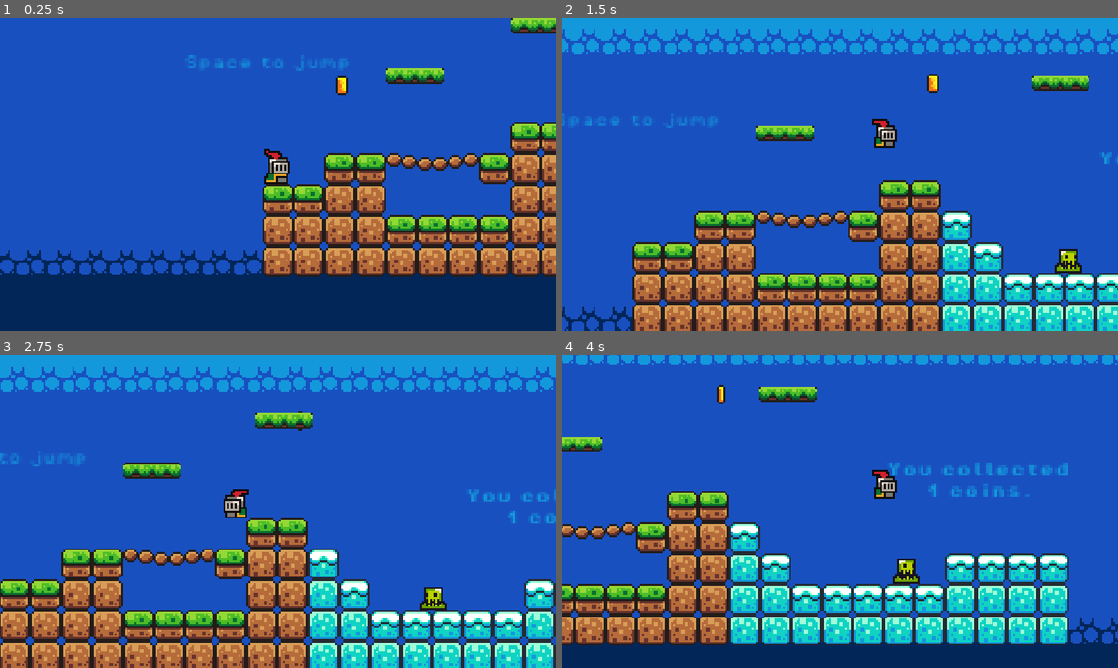
Above: before the commit, frames 1-4 (two rows, left to right).
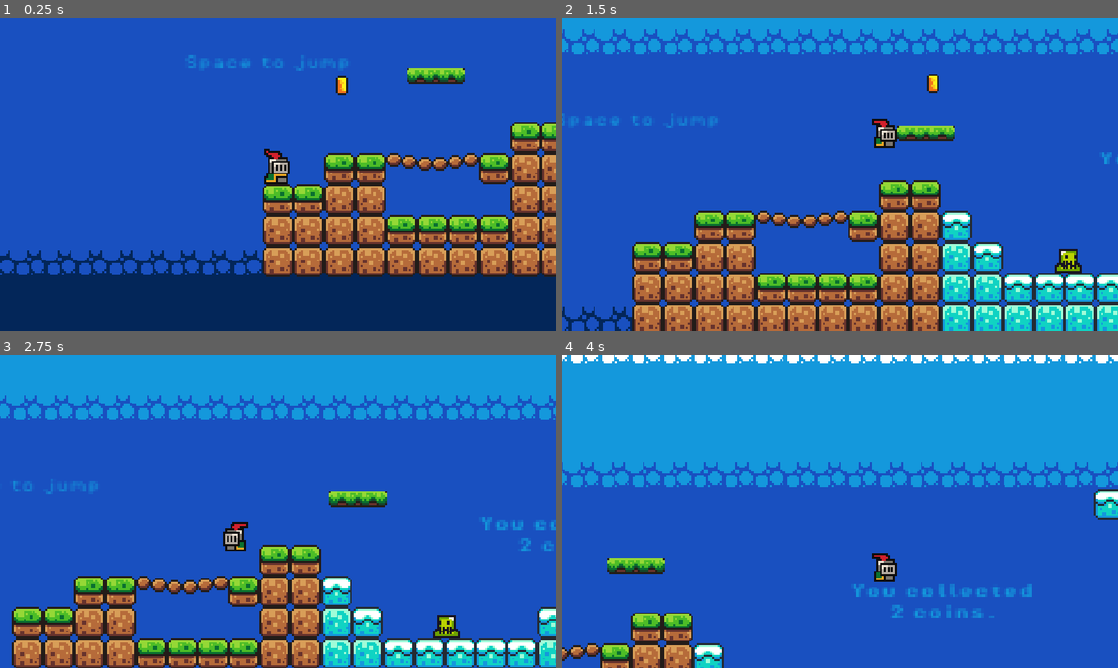
Above: after the commit, the same moments.

Repository: sbneves/godot
Game: Godot game, scene res://scenes/game.tscn
Two runs of this game, one before a commit and one after it. Both use one fixed random seed, a clock stepped at 60 frames per second and the inputs below.
Inputs:
- Up to frame 1 (0.25 s): no input
- Up to frame 2 (1.5 s): hold Right (move_right) from 0.53 s (still down); tap Space (jump) at 0.6, 0.77, 1.07, 1.35 s
- Up to frame 3 (2.75 s): tap Space (jump) at 1.52, 1.82, 2.1 s; release Right (move_right) at 2.03 s; hold Left (move_left) from 2.03 s (still down)
- Up to frame 4 (4 s): release Left (move_left) at 2.78 s; hold Right (move_right) from 2.78 s (still down); tap Space (jump) at 2.85, 3.02, 3.32, 3.6, 3.77 s

The runs differ from the first frame. In frame 1, 1.0% of the frame differs, in the area x 69-100%, y 0-22%; in frame 2, 1.5%; in frame 3, 37%; in frame 4, 73%, in the area x 0-100%, y 0-100%.

Commit message:
Adding player health and platform code

Diff:
--- a/brackleys-beginner-tutorial/scenes/game.tscn
+++ b/brackleys-beginner-tutorial/scenes/game.tscn
@@ -177,44 +177,6 @@
 [sub_resource type="WorldBoundaryShape2D" id="WorldBoundaryShape2D_li2ur"]
 distance = -12.0
 
-[sub_resource type="Animation" id="Animation_lnu2h"]
-length = 0.001
-tracks/0/type = "value"
-tracks/0/imported = false
-tracks/0/enabled = true
-tracks/0/path = NodePath(".:position")
-tracks/0/interp = 1
-tracks/0/loop_wrap = true
-tracks/0/keys = {
-"times": PackedFloat32Array(0),
-"transitions": PackedFloat32Array(1),
-"update": 0,
-"values": [Vector2(130, -50)]
-}
-
-[sub_resource type="Animation" id="Animation_lbhrr"]
-resource_name = "move"
-length = 1.5
-loop_mode = 2
-tracks/0/type = "value"
-tracks/0/imported = false
-tracks/0/enabled = true
-tracks/0/path = NodePath(".:position")
-tracks/0/interp = 1
-tracks/0/loop_wrap = true
-tracks/0/keys = {
-"times": PackedFloat32Array(0, 1.5),
-"transitions": PackedFloat32Array(1, 1),
-"update": 0,
-"values": [Vector2(130, -50), Vector2(224, -50)]
-}
-
-[sub_resource type="AnimationLibrary" id="AnimationLibrary_iywne"]
-_data = {
-&"RESET": SubResource("Animation_lnu2h"),
-&"move": SubResource("Animation_lbhrr")
-}
-
 [node name="Game" type="Node2D" unique_id=1985138608]
 
 [node name="GameManager" type="Node" parent="." unique_id=319247814]
@@ -281,13 +243,6 @@
 [node name="Platform" parent="Platforms" unique_id=1825550311 instance=ExtResource("3_lnu2h")]
 position = Vector2(79, -24)
 
-[node name="Platform2" parent="Platforms" unique_id=1535365827 instance=ExtResource("3_lnu2h")]
-position = Vector2(130, -50)
-
-[node name="AnimationPlayer" type="AnimationPlayer" parent="Platforms/Platform2" unique_id=786170821]
-libraries/ = SubResource("AnimationLibrary_iywne")
-autoplay = &"move"
-
 [node name="Labels" type="Node" parent="." unique_id=1438387849]
 
 [node name="Label" type="Label" parent="Labels" unique_id=257230284]
--- a/brackleys-beginner-tutorial/scenes/killzone.tscn
+++ b/brackleys-beginner-tutorial/scenes/killzone.tscn
@@ -7,7 +7,6 @@
 script = ExtResource("1_xlapc")
 
 [node name="Timer" type="Timer" parent="." unique_id=1358350937]
-wait_time = 0.6
 one_shot = true
 
 [connection signal="body_entered" from="." to="." method="_on_body_entered"]
--- a/brackleys-beginner-tutorial/scenes/platform.tscn
+++ b/brackleys-beginner-tutorial/scenes/platform.tscn
@@ -1,11 +1,13 @@
 [gd_scene format=3 uid="uid://b43xguqyxroig"]
 
 [ext_resource type="Texture2D" uid="uid://dp7bnpfnnfm4x" path="res://assets/sprites/platforms.png" id="1_ba0x2"]
+[ext_resource type="Script" uid="uid://bbnwbuh3lcbw1" path="res://scripts/platform.gd" id="1_nlgqw"]
 
 [sub_resource type="RectangleShape2D" id="RectangleShape2D_li2ur"]
 size = Vector2(30, 8)
 
 [node name="Platform" type="AnimatableBody2D" unique_id=1825550311]
+script = ExtResource("1_nlgqw")
 
 [node name="Sprite2D" type="Sprite2D" parent="." unique_id=974528357]
 texture = ExtResource("1_ba0x2")
--- a/brackleys-beginner-tutorial/scenes/player.tscn
+++ b/brackleys-beginner-tutorial/scenes/player.tscn
@@ -3,6 +3,22 @@
 [ext_resource type="Texture2D" uid="uid://bu362m42d6oxx" path="res://assets/sprites/knight.png" id="1_3vyb7"]
 [ext_resource type="Script" uid="uid://b52bemtfqsmmc" path="res://scripts/player.gd" id="1_g2els"]
 
+[sub_resource type="AtlasTexture" id="AtlasTexture_4ni07"]
+atlas = ExtResource("1_3vyb7")
+region = Rect2(0, 224, 32, 32)
+
+[sub_resource type="AtlasTexture" id="AtlasTexture_l71n6"]
+atlas = ExtResource("1_3vyb7")
+region = Rect2(32, 224, 32, 32)
+
+[sub_resource type="AtlasTexture" id="AtlasTexture_ke2ow"]
+atlas = ExtResource("1_3vyb7")
+region = Rect2(64, 224, 32, 32)
+
+[sub_resource type="AtlasTexture" id="AtlasTexture_ujl30"]
+atlas = ExtResource("1_3vyb7")
+region = Rect2(96, 224, 32, 32)
+
 [sub_resource type="AtlasTexture" id="AtlasTexture_g2els"]
 atlas = ExtResource("1_3vyb7")
 region = Rect2(0, 0, 32, 32)
@@ -89,6 +105,23 @@
 
 [sub_resource type="SpriteFrames" id="SpriteFrames_li2ur"]
 animations = [{
+"frames": [{
+"duration": 1.0,
+"texture": SubResource("AtlasTexture_4ni07")
+}, {
+"duration": 1.0,
+"texture": SubResource("AtlasTexture_l71n6")
+}, {
+"duration": 1.0,
+"texture": SubResource("AtlasTexture_ke2ow")
+}, {
+"duration": 1.0,
+"texture": SubResource("AtlasTexture_ujl30")
+}],
+"loop": 0,
+"name": &"death",
+"speed": 5.0
+}, {
 "frames": [{
 "duration": 1.0,
 "texture": SubResource("AtlasTexture_g2els")
@@ -179,7 +212,7 @@
 [node name="AnimatedSprite2D" type="AnimatedSprite2D" parent="." unique_id=1395297692]
 position = Vector2(0, -12)
 sprite_frames = SubResource("SpriteFrames_li2ur")
-animation = &"jump"
+animation = &"death"
 autoplay = "idle"
 
 [node name="CollisionShape2D" type="CollisionShape2D" parent="." unique_id=1908844189]
--- a/brackleys-beginner-tutorial/scripts/killzone.gd
+++ b/brackleys-beginner-tutorial/scripts/killzone.gd
@@ -3,11 +3,13 @@
 @onready var timer: Timer = $Timer
 
 func _on_body_entered(body: Node2D) -> void:
-	print("You died!")
-	Engine.time_scale = 0.5
-	body.get_node("CollisionShape2D").queue_free()
-	timer.start()
+	#print("You died!")
+	#Engine.time_scale = 0.5
+	body.take_damage(99999)
+	#body.get_node("CollisionShape2D").queue_free()
+	#print(body.health)
+#	timer.start()
 
-func _on_timer_timeout() -> void:
-	Engine.time_scale = 1
-	get_tree().reload_current_scene()
+#func _on_timer_timeout() -> void:
+#	Engine.time_scale = 1
+#	get_tree().reload_current_scene()
--- /dev/null
+++ b/brackleys-beginner-tutorial/scripts/platform.gd
@@ -0,0 +1,21 @@
+extends AnimatableBody2D
+
+var speed = 50
+var axis = 'x'
+var distance = 100
+var pause = 1
+var direction = 1
+var total_movement = 0
+var travel_time = 2
+
+func _ready():
+	var start = position
+	var end = start + Vector2(distance, 0)
+
+	var tween = create_tween().set_loops()
+
+	tween.tween_property(self, "position", end, travel_time)
+	tween.tween_interval(pause)
+
+	tween.tween_property(self, "position", start, travel_time)
+	tween.tween_interval(pause)
--- a/brackleys-beginner-tutorial/scripts/player.gd
+++ b/brackleys-beginner-tutorial/scripts/player.gd
@@ -3,14 +3,35 @@
 
 const SPEED = 130.0
 const JUMP_VELOCITY = -300.0
+const MAX_HEALTH = 2
+const DEATH_TIME = 2.0  # Time before scene reload
+var health
+var is_dead = false
 
 @onready var animated_sprite: AnimatedSprite2D = $AnimatedSprite2D
+# Animation state enum for type safety
+const AnimationState := {"IDLE": "idle", "RUN": "run", "JUMP": "jump", "DEATH": "death"}
+
+func _ready() -> void:
+	health = MAX_HEALTH
+	print(health)
 
 func _physics_process(delta: float) -> void:
+	if is_dead:
+		move_and_slide()
+		return
+
+	apply_gravity(delta)
+	handle_input()
+	play_animation()
+	move_and_slide()
+
+func apply_gravity(delta: float) -> void:
 	# Add the gravity.
 	if not is_on_floor():
 		velocity += get_gravity() * delta
 
+func handle_input() -> void:
 	# Handle jump.
 	if Input.is_action_just_pressed("jump") and is_on_floor():
 		velocity.y = JUMP_VELOCITY
@@ -24,19 +45,43 @@
 	elif direction < 0:
 		animated_sprite.flip_h = true
 
-	# Play animations
-	if is_on_floor():
-		if direction == 0:
-			animated_sprite.play("idle")
-		else:
-			animated_sprite.play("run")
-	else:
-		animated_sprite.play("jump")
-
-
+	# Horizontal movement
 	if direction:
 		velocity.x = direction * SPEED
 	else:
 		velocity.x = move_toward(velocity.x, 0, SPEED)
 
-	move_and_slide()
+func play_animation() -> void:
+	var new_state: String
+
+	# Play animations
+	if not is_on_floor():
+		new_state = AnimationState.JUMP
+	elif velocity.x == 0:
+		new_state = AnimationState.IDLE
+	else:
+		new_state = AnimationState.RUN
+
+	animated_sprite.play(new_state)
+
+func take_damage(dmg: int) -> void:
+	health -= dmg
+	print(health)
+	if health <= 0 and is_dead == false:
+		die()
+
+func die() -> void:
+	if is_dead:
+		return
+
+	print("You died!")
+	is_dead = true
+	velocity.x = 0
+	print("Playing death")
+	animated_sprite.play("death")
+
+	get_tree().create_timer(DEATH_TIME).timeout.connect(_on_death_timer_timeout)
+
+
+func _on_death_timer_timeout() -> void:
+	get_tree().reload_current_scene()
Not shown, added: brackleys-beginner-tutorial/scripts/platform.gd.uid
